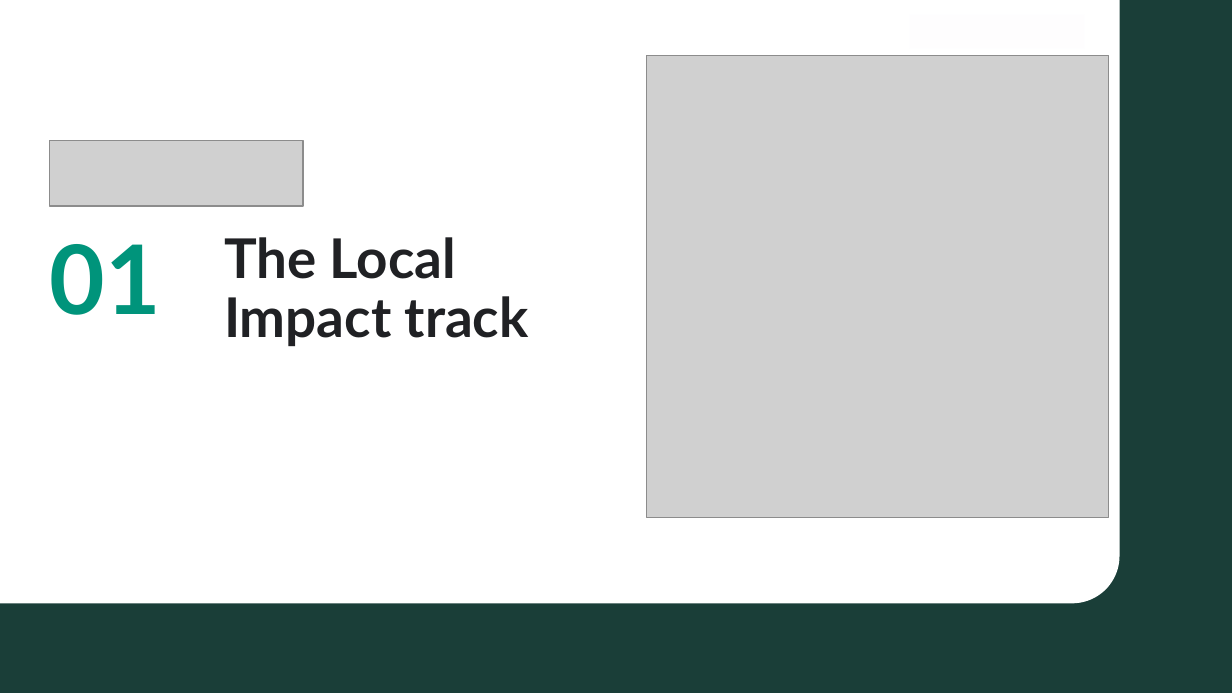
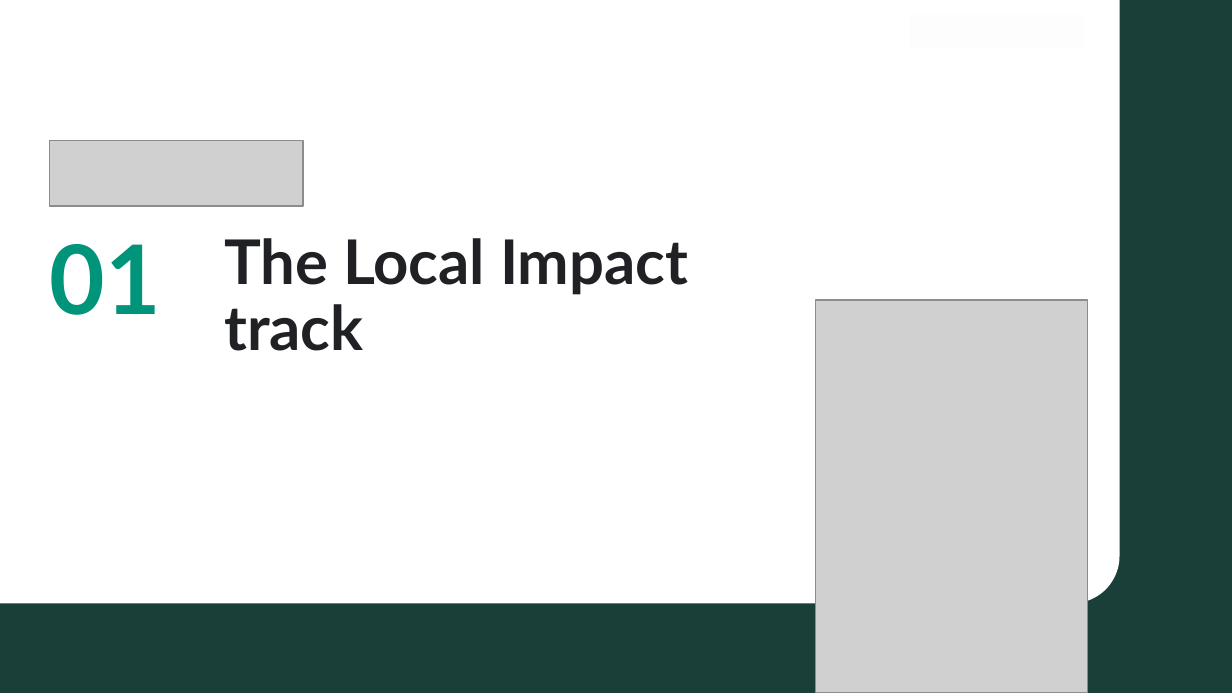
Before and after one commit to A2Tech360/a2tech360-hackathon, a slide deck: slide 4 of slides/Local_Impact_Workshop.pptx. Drawn at 1232x693 pixels with LibreOffice and Linux fonts; fonts in the diff are those of the drawing; grey boxes stand for pictures. Boxes give left, top, right and bottom in pixels: in the first picture for what was removed or moved away, otherwise in the second. Text is boxed around its words. In the diff, an @@ line names an element or a change of style, - is before the commit and + after.

```diff
--- a/slides/Local_Impact_Workshop.pptx
+++ b/slides/Local_Impact_Workshop.pptx
@@ picture removed at (647, 55, 1109, 517) @@
@@ text "The Local Impact track" at (224, 238, 688, 351): size 32 to 36 pt @@
@@ picture added at (816, 301, 1088, 693) @@
```
Also in this commit, not shown: 4 other files.
